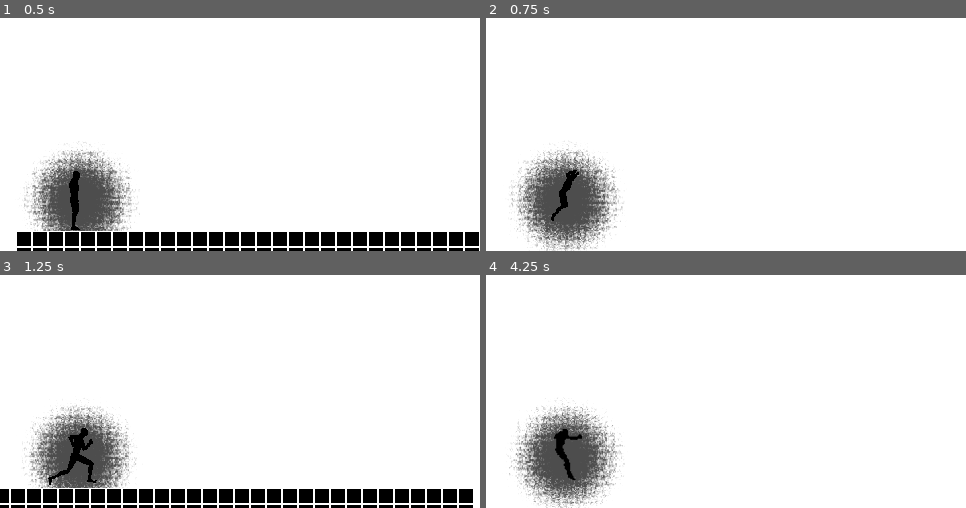
Above: before the commit, frames 1-4 (two rows, left to right).
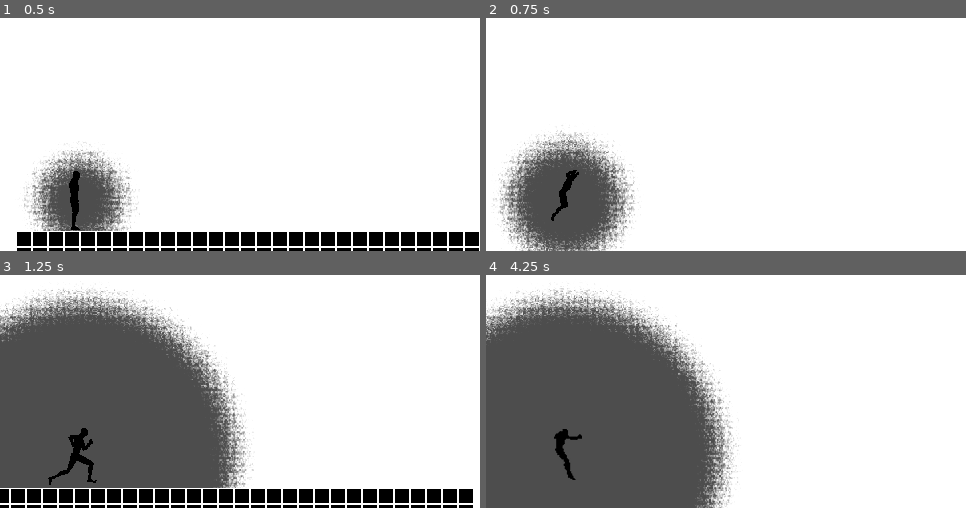
Above: after the commit, the same moments.

Repository: c4n4r/echoes
Game: Godot game, scene res://scenes/sandbox.tscn
The game is run twice, just before and just after one commit, with the same random seed, the same clock (stepped at 60 frames per second) and the same inputs.
Inputs:
- Up to frame 1 (0.5 s): no input
- Up to frame 2 (0.75 s): tap Enter (ui_accept) at 0.5 s; hold Right (ui_right) from 0.53 s (still down); hold Ctrl (Focus) from 0.53 s (still down)
- Up to frame 3 (1.25 s): keep holding Right (ui_right); keep holding Ctrl (Focus); tap Enter (ui_accept) at 0.77 s
- Up to frame 4 (4.25 s): release Ctrl (Focus) at 1.28 s; tap Ctrl (Focus) at 1.35, 2.85 s; tap Enter (ui_accept) at 1.52, 3.02, 3.77 s; release Right (ui_right) at 2.03 s; hold Left (ui_left) 2.03-2.78 s; hold Ctrl (Focus) 2.03-2.78 s; hold Right (ui_right) from 2.78 s (still down); hold Ctrl (Focus) from 3.53 s (still down)

Frame 1 is identical in both runs. In frame 2, 7.7% of the frame differs, in the area x 1-32%, y 48-100%; in frame 3, 33%; in frame 4, 38%, in the area x 0-53%, y 5-100%.

Commit message:
Add missing handle_focus call in _physics_process

Diff:
--- a/actors/Player/player.gd
+++ b/actors/Player/player.gd
@@ -26,6 +26,7 @@
 	apply_gravity(delta)
 	handle_jump(delta)
 	handle_movement(delta)
+	handle_focus(delta)
 	move_and_slide()
 	update_animation()
 
